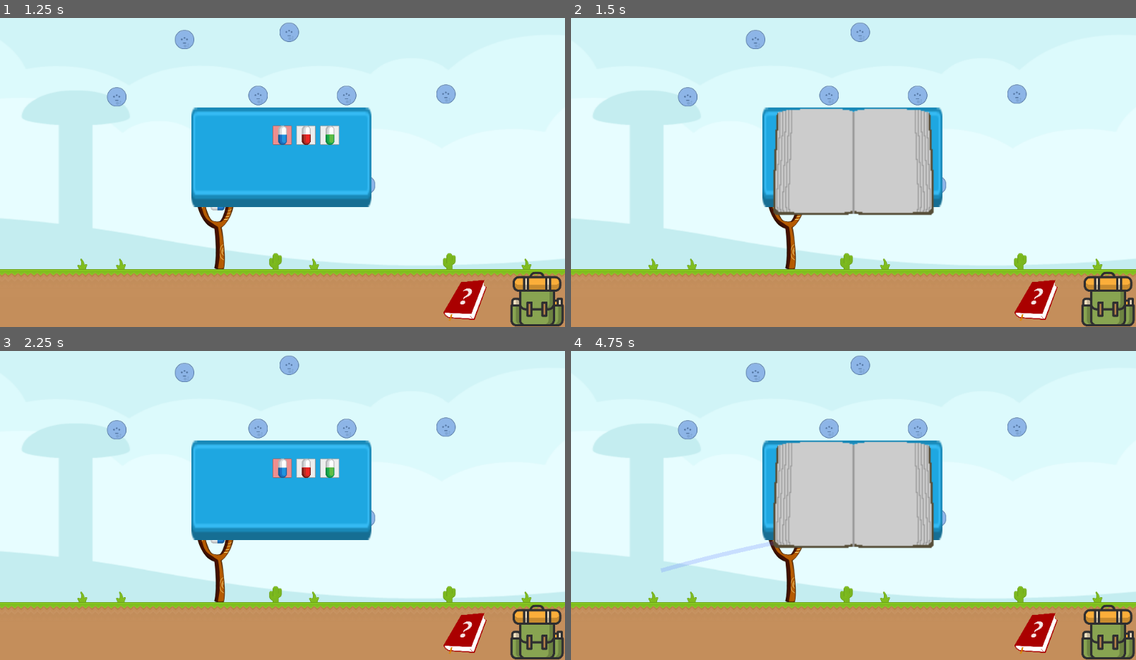
Above: before the commit, frames 1-4 (two rows, left to right).
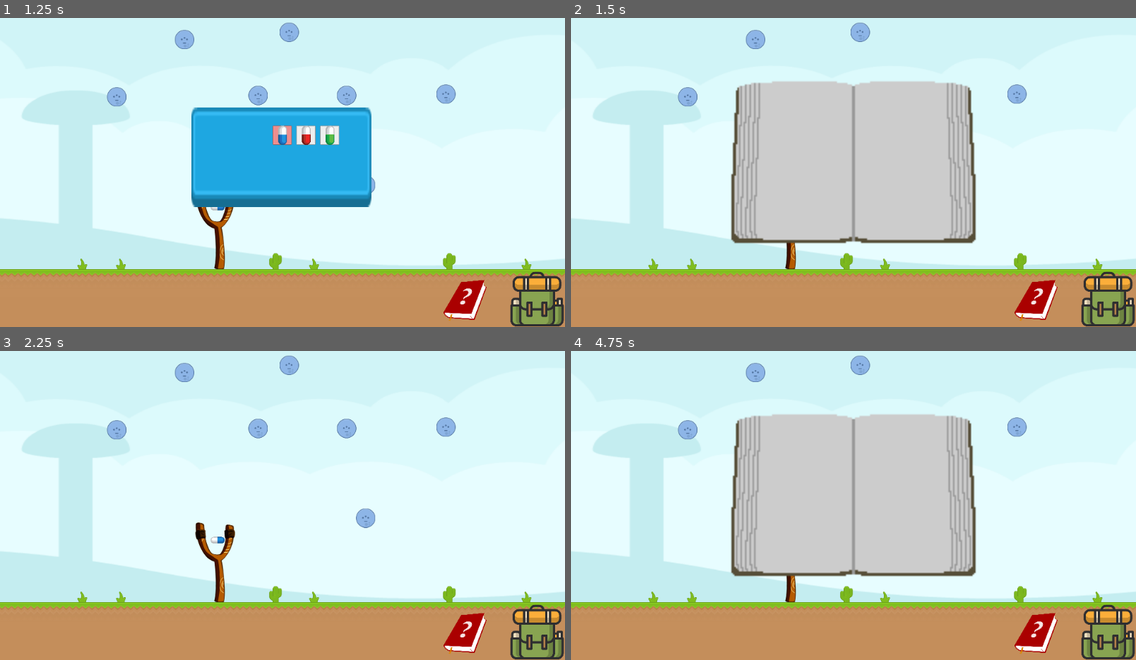
Above: after the commit, the same moments.

Repository: kleimaj/slingshot
Game: Godot game, scene res://Scenes/Level.tscn
The game is run twice, just before and just after one commit, with the same random seed, the same clock (stepped at 60 frames per second) and the same inputs.
Inputs (mouse positions are in pixels of both pictures, inside the frame that each line leads up to):
- Up to frame 1 (1.25 s): click (536, 299) at 0.5 s
- Up to frame 2 (1.5 s): click (1034, 299) at 1.25 s
- Up to frame 3 (2.25 s): click (463, 632) at 2 s
- Up to frame 4 (4.75 s): click (1034, 632) at 2.75 s; tap Enter at 3.5 s; move the mouse to (977, 477) at 3.52 s; click (977, 477) at 3.67 s; tap Space at 4.25 s; drag from (740, 511) to (1017, 428) at 4.27 s

Frame 1 is identical in both runs. In frame 2, 14% of the frame differs, in the area x 28-72%, y 20-74%; in frame 3, 10%; in frame 4, 14%, in the area x 16-72%, y 20-74%.

Commit message:
changes UI anchors, builds project

Diff:
--- a/Scenes/Level.tscn
+++ b/Scenes/Level.tscn
@@ -205,10 +205,10 @@
 anchor_top = 0.5
 anchor_right = 0.5
 anchor_bottom = 0.5
-margin_left = -147.0
-margin_top = -98.0
-margin_right = 147.0
-margin_bottom = 98.0
+margin_left = -224.0
+margin_top = -149.5
+margin_right = 224.0
+margin_bottom = 149.5
 texture = ExtResource( 11 )
 expand = true
 __meta__ = {
@@ -229,13 +229,13 @@
 }
 
 [node name="BookButton" type="TextureButton" parent="UI/CanvasLayer"]
-anchor_left = 0.823
+anchor_left = 1.0
 anchor_top = 1.0
-anchor_right = 0.823
+anchor_right = 1.0
 anchor_bottom = 1.0
-margin_left = -51.1048
+margin_left = -232.353
 margin_top = -96.0
-margin_right = 50.8952
+margin_right = -130.353
 texture_normal = ExtResource( 10 )
 expand = true
 __meta__ = {
--- a/UI/UI.gd
+++ b/UI/UI.gd
@@ -10,11 +10,13 @@
 func _on_BackpackButton_pressed():
 	inventoryIsOpen = !inventoryIsOpen
 	bookIsOpen = false
+	set_book()
 	set_inventory()
 
 func _on_BookButton_pressed():
 	bookIsOpen = !bookIsOpen
 	inventoryIsOpen = false
+	set_inventory()
 	set_book()
 
 func set_inventory():
Not shown, changed: Build/index.pck
